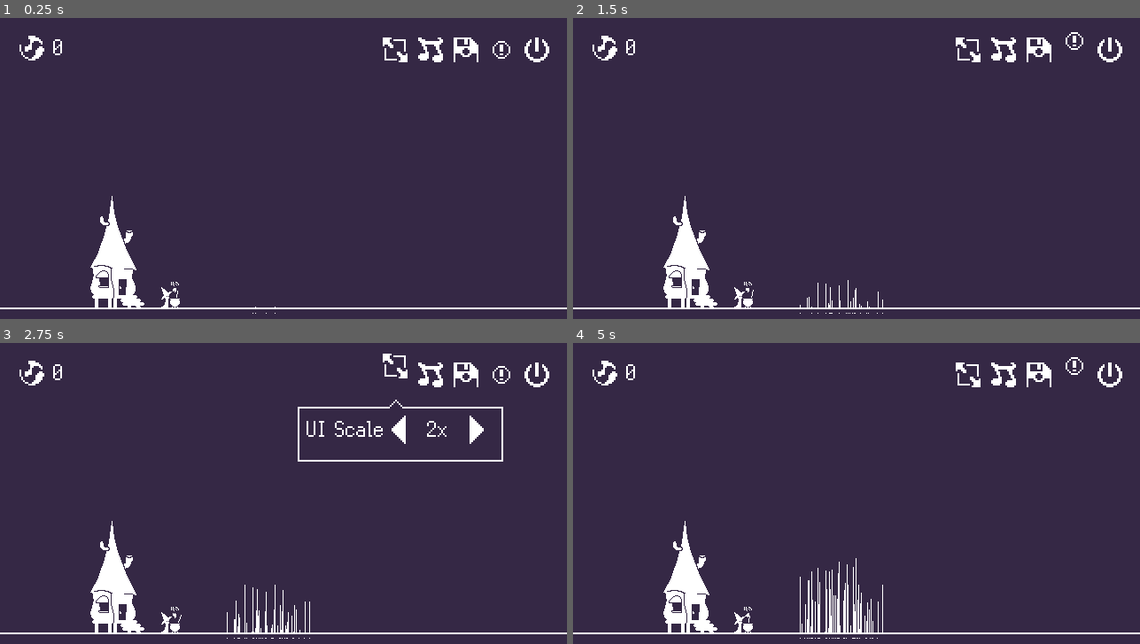
Above: before the commit, frames 1-4 (two rows, left to right).
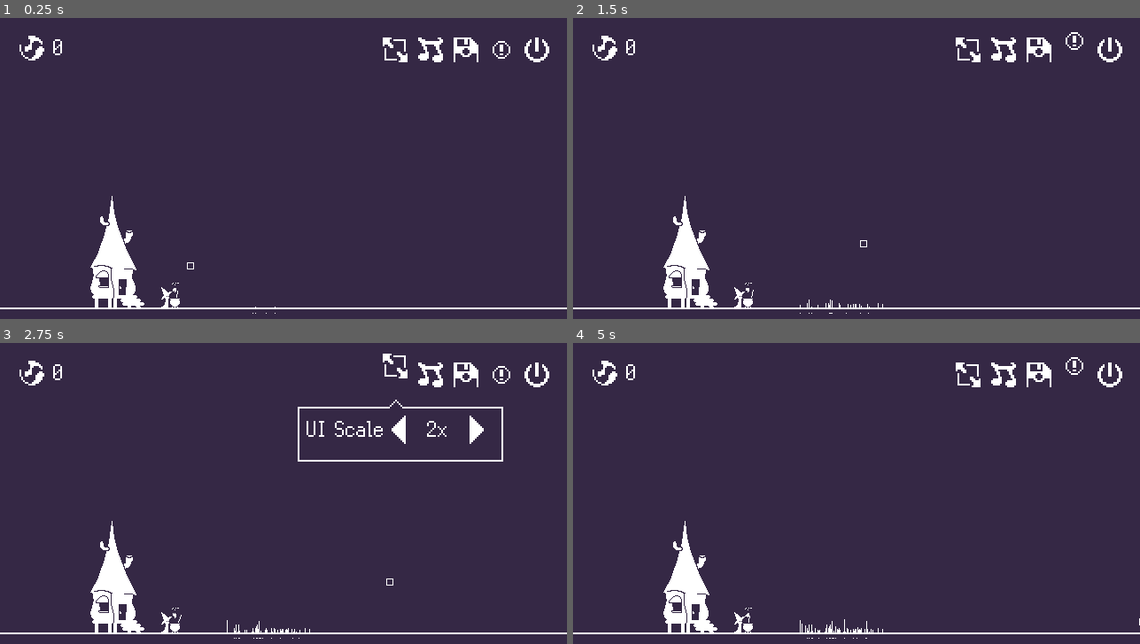
Above: after the commit, the same moments.

Repository: nicokumike/MajoKara
Game: Godot game, scene res://main.tscn
Two runs of this game, one before a commit and one after it. Both use one fixed random seed, a clock stepped at 60 frames per second and the inputs below.
Inputs (mouse positions are in pixels of both pictures, inside the frame that each line leads up to):
- Up to frame 1 (0.25 s): no input
- Up to frame 2 (1.5 s): click (969, 51) at 0.5 s; click (1071, 51) at 1.25 s
- Up to frame 3 (2.75 s): click (396, 376) at 2 s
- Up to frame 4 (5 s): click (981, 430) at 2.75 s; click (1088, 385) at 3.5 s; click (1071, 376) at 4.25 s

The runs differ from the first frame. In frame 1, less than 0.1% of the frame differs, in the area x 30-35%, y 81-90%; in frame 2, 0.1%; in frame 3, 0.3%; in frame 4, 0.9%, in the area x 30-100%, y 71-99%.

Commit message:
fairy buggy but now collects multiple plants

Diff:
--- /dev/null
+++ b/Entities/Debug/boxxerton.gd
@@ -0,0 +1,25 @@
+extends Node2D
+
+var start
+var finish
+var speed = 90
+var rise = 20
+
+func _ready() -> void:
+	flight(0, 700)
+
+func flight(pos1, pos2):
+	start = pos1
+	finish = pos2
+	pass
+
+func _process(delta: float) -> void:
+	if self.position.x < finish:
+		print("is moving")
+		var progress = position.x / finish
+		self.position.x += speed * delta
+		if progress > 0.5:
+			position.y += rise * delta
+		else:
+			position.y -= rise * delta
+	pass
--- /dev/null
+++ b/Entities/Debug/boxxerton.tscn
@@ -0,0 +1,10 @@
+[gd_scene load_steps=3 format=3 uid="uid://b31we60e2a6bc"]
+
+[ext_resource type="Script" uid="uid://dmcxyomy256vm" path="res://Entities/Debug/boxxerton.gd" id="1_d0s18"]
+[ext_resource type="Texture2D" uid="uid://bq74mwa4la5ir" path="res://Assets/UI/NinePatchBox.png" id="2_uhsng"]
+
+[node name="Boxxerton" type="Node2D"]
+script = ExtResource("1_d0s18")
+
+[node name="NinePatchBox" type="Sprite2D" parent="."]
+texture = ExtResource("2_uhsng")
--- a/Entities/Environment/ground.tscn
+++ b/Entities/Environment/ground.tscn
@@ -8,6 +8,7 @@
 [ext_resource type="Script" uid="uid://dpsa1igwwgwj1" path="res://Entities/Environment/planter.gd" id="7_d6xj7"]
 [ext_resource type="Theme" uid="uid://g8abk264gjw4" path="res://Assets/UI/Themes/label.tres" id="7_rt06b"]
 [ext_resource type="PackedScene" uid="uid://naq2dhl5ely2" path="res://Entities/Fairies/Fairy.tscn" id="8_rt06b"]
+[ext_resource type="PackedScene" uid="uid://b31we60e2a6bc" path="res://Entities/Debug/boxxerton.tscn" id="9_4e8f1"]
 
 [sub_resource type="Animation" id="Animation_3ryhh"]
 length = 0.001
@@ -107,7 +108,6 @@
 
 [node name="Timer" type="Timer" parent="Forest"]
 wait_time = 0.05
-autostart = true
 
 [node name="Count" type="Label" parent="."]
 offset_left = 612.0
@@ -120,4 +120,7 @@
 [node name="MainFairy" parent="." instance=ExtResource("8_rt06b")]
 position = Vector2(197.545, -16.565)
 
+[node name="Boxxerton" parent="." instance=ExtResource("9_4e8f1")]
+position = Vector2(193, -43)
+
 [connection signal="timeout" from="Forest/Timer" to="Forest/Planter" method="_on_timer_timeout"]
--- a/Entities/Environment/planter.gd
+++ b/Entities/Environment/planter.gd
@@ -2,12 +2,23 @@
 
 @onready var planter = $"."
 @onready var PLANT = preload("res://Entities/Plants/magic_grass.tscn")
+@onready var STOPPER = preload("res://Entities/Fairies/fairy_stopper.tscn")
 @onready var ground = $"../.."
 @onready var count = $"../../Count"
+@onready var timer: Timer = $"../Timer"
+
 var counted = 0
 var max_plant_spawn = 50
 var max_forest_size = 100
 var used_numbers = []
+
+func _ready() -> void:
+	planter.progress = 0
+	var stopper_spawn = STOPPER.instantiate()
+	ground.add_child.call_deferred(stopper_spawn)
+	stopper_spawn.global_position = planter.global_position
+	stopper_spawn.position.x += 20
+	timer.start()
 
 func _on_timer_timeout():
 	if counted < max_plant_spawn:
@@ -19,6 +30,7 @@
 			planter.progress = plant_point
 			var to_be_plant = PLANT.instantiate()
 			ground.add_child(to_be_plant)
+			to_be_plant.id = int(plant_point)
 			to_be_plant.global_position = planter.global_position
 			counted += 1
 	else:
--- a/Entities/Fairies/Fairy.tscn
+++ b/Entities/Fairies/Fairy.tscn
@@ -1,10 +1,11 @@
-[gd_scene load_steps=11 format=3 uid="uid://naq2dhl5ely2"]
+[gd_scene load_steps=12 format=3 uid="uid://naq2dhl5ely2"]
 
 [ext_resource type="Script" uid="uid://c2mnd4tnqjq6a" path="res://Entities/Fairies/fairy.gd" id="1_2u0gk"]
 [ext_resource type="Texture2D" uid="uid://dm7kmtc1mpsao" path="res://Assets/Entities/Characters/Fairy.png" id="1_dgycp"]
 [ext_resource type="Script" uid="uid://bu5l44w33brnm" path="res://Entities/Fairies/fairy_area.gd" id="3_7xlch"]
 [ext_resource type="Texture2D" uid="uid://bq67khybdjo5t" path="res://Assets/UI/sound.png" id="4_0e58w"]
 [ext_resource type="Theme" uid="uid://g8abk264gjw4" path="res://Assets/UI/Themes/label.tres" id="5_y87h0"]
+[ext_resource type="Texture2D" uid="uid://dao16alc3o2pa" path="res://Assets/UI/autosave1.png" id="6_4oqe8"]
 
 [sub_resource type="Curve2D" id="Curve2D_0e58w"]
 
@@ -58,16 +59,16 @@
 rotates = false
 
 [node name="Fairy" type="Sprite2D" parent="PathFollow2D"]
-position = Vector2(-0.5, -4)
 scale = Vector2(-1, 1)
 texture = ExtResource("1_dgycp")
+offset = Vector2(0.5, -4)
 hframes = 9
 
 [node name="Label" type="Label" parent="PathFollow2D/Fairy"]
 offset_left = 4.0
-offset_top = -11.0
+offset_top = -15.0
 offset_right = 44.0
-offset_bottom = 12.0
+offset_bottom = 8.0
 scale = Vector2(-0.5, 0.5)
 theme = ExtResource("5_y87h0")
 text = "0/5"
@@ -105,6 +106,10 @@
 [node name="GrassCollection" type="Timer" parent="."]
 wait_time = 0.2
 
+[node name="Autosave1" type="Sprite2D" parent="."]
+visible = false
+texture = ExtResource("6_4oqe8")
+
 [connection signal="area_entered" from="Locator/Area2D" to="Locator/Area2D" method="_on_area_entered"]
 [connection signal="connect_grass" from="Locator/Area2D" to="." method="_on_area_2d_connect_grass"]
 [connection signal="timeout" from="LocatorTimeout" to="." method="_on_locator_timeout_timeout"]
--- a/Entities/Fairies/fairy.gd
+++ b/Entities/Fairies/fairy.gd
@@ -10,6 +10,8 @@
 @onready var grass_collection: Timer = $GrassCollection
 @onready var fairy: Sprite2D = $PathFollow2D/Fairy
 @onready var label: Label = $PathFollow2D/Fairy/Label
+@onready var locator_timeout: Timer = $LocatorTimeout
+
 
 
 
@@ -18,19 +20,24 @@
 var current_pos = Vector2()
 var speed = randf_range(2, 2)
 var inventory = 0
-var max_storage = 50
+var max_storage = 9999
 
 func get_current_position():
-	current_pos = self.global_position
+	current_pos = fairy.global_position
 	set_start_point(current_pos)
 
 func set_start_point(pos):
 	path.curve.add_point(to_local(pos))
-	print(pos)
-	$LocatorTimeout.start()
+	#print(pos)
+	locator_timeout.start()
+	moved = true
 
 func set_end_point(end_pos):
 	path.curve.add_point(to_local(end_pos))
+	var arch = end_pos - self.position
+	var outX = arch.x/5
+	path.curve.set_point_out(0, Vector2(outX, -outX))
+	path.curve.set_point_out(1, Vector2(-outX, -outX))
 	fairy_flight()
 
 func search_for_plant():
@@ -39,12 +46,9 @@
 func _ready() -> void:
 	get_current_position()
 	#var speed = randi_range(.3, 1)
-	var rand_x = randi_range(0, 90)
-	var rand_y = randi_range(0, -45)
 	#follow.progress_ratio = 0
 	#path.curve.add_point(Vector2(84, 120))
 	#path.curve.add_point(Vector2(640, 392))
-	path.curve.set_point_out(0, Vector2(rand_x, rand_y))
 	#_flame_velocity()
 
 func destroy():
@@ -69,7 +73,7 @@
 	search_for_plant()
 
 func _on_area_2d_connect_grass(sender, value) -> void:
-	$LocatorTimeout.stop()
+	locator_timeout.stop()
 	sender.fairy_acknowledges_me()
 	current_grass = sender
 	if moved == true:
@@ -80,14 +84,20 @@
 		moved = false
 
 func reset():
+	while path.curve.get_point_count() > 0:
+		path.curve.remove_point(0)
+	follow.progress_ratio = 0
+	locator.global_position.y += -16
 	current_grass = null
+	get_current_position()
+
 
 func _on_grass_collection_timeout() -> void:
 	if abs(current_grass.value) > 0:
 		if inventory < max_storage:
 			current_grass._collected(collection_factor)
 			inventory += 1
-			fairy.position.y += 1
+			self.position.y += 1
 			label.text = str(inventory) + "/5"
 		else:
 			inventory_full()
@@ -97,7 +107,8 @@
 		grass_collection.stop()
 
 func inventory_full():
-	print("im fulllll!")
+	pass
 
 func plant_fully_collected():
-	print("planted gone")
+	current_grass.terminate()
+	reset()
--- /dev/null
+++ b/Entities/Fairies/fairy_stopper.gd
@@ -0,0 +1,4 @@
+extends Node2D
+
+func no_plants_found():
+	pass
--- /dev/null
+++ b/Entities/Fairies/fairy_stopper.tscn
@@ -0,0 +1,11 @@
+[gd_scene load_steps=2 format=3 uid="uid://ddurxr70qvs2u"]
+
+[ext_resource type="Script" uid="uid://by67p472eouqb" path="res://Entities/Fairies/fairy_stopper.gd" id="1_a8q68"]
+
+[node name="FairyStopper" type="Node2D"]
+script = ExtResource("1_a8q68")
+
+[node name="RayCast2D" type="RayCast2D" parent="."]
+modulate = Color(1, 0, 0.0166664, 1)
+rotation = 3.14159
+collision_mask = 4
--- a/Entities/Plants/magic_grass.gd
+++ b/Entities/Plants/magic_grass.gd
@@ -12,7 +12,8 @@
 var maximum_growth = 0
 var value = 0
 var max_plant_cap
-@export var plant_cap_debug = -90
+var id : int
+@export var plant_cap_debug = -5
 @export var max_grow_clock_time = 1.2
 
 func _ready() -> void:
@@ -29,7 +30,7 @@
 		max_plant_cap = -10
 	else:
 		max_plant_cap = -5
-	var max_growth_copy = randi_range(-1, plant_cap_debug)
+	var max_growth_copy = randi_range(-1, max_plant_cap)
 	maximum_growth = max_growth_copy
 	grow_clock.start()
 
@@ -50,6 +51,7 @@
 	else:
 		label.text = str(abs(value))
 		ray_cast_2d.enabled = true
+		#print(id)
 		grow_clock.stop()
 
 func _on_grow_clock_timeout() -> void:
@@ -58,11 +60,13 @@
 
 func _collected(collection_amnt):
 	if value < 0:
-		print("!!! collect !!!")
+		#print("!!! collect !!!")
 		growth_amnt += collection_amnt
 		value += collection_amnt
-		print("value less thn 0")
+		#print("value less thn 0")
 		line_2d.set_point_position(0, Vector2(0, growth_amnt))
 	else:
 		pass
 		#queue_free()
+func terminate():
+	queue_free()
Not shown, added: Entities/Debug/boxxerton.gd.uid
Not shown: 1 places in Entities/Environment/ground.tscn that only renumber resources
Not shown, added: Entities/Fairies/fairy_stopper.gd.uid
